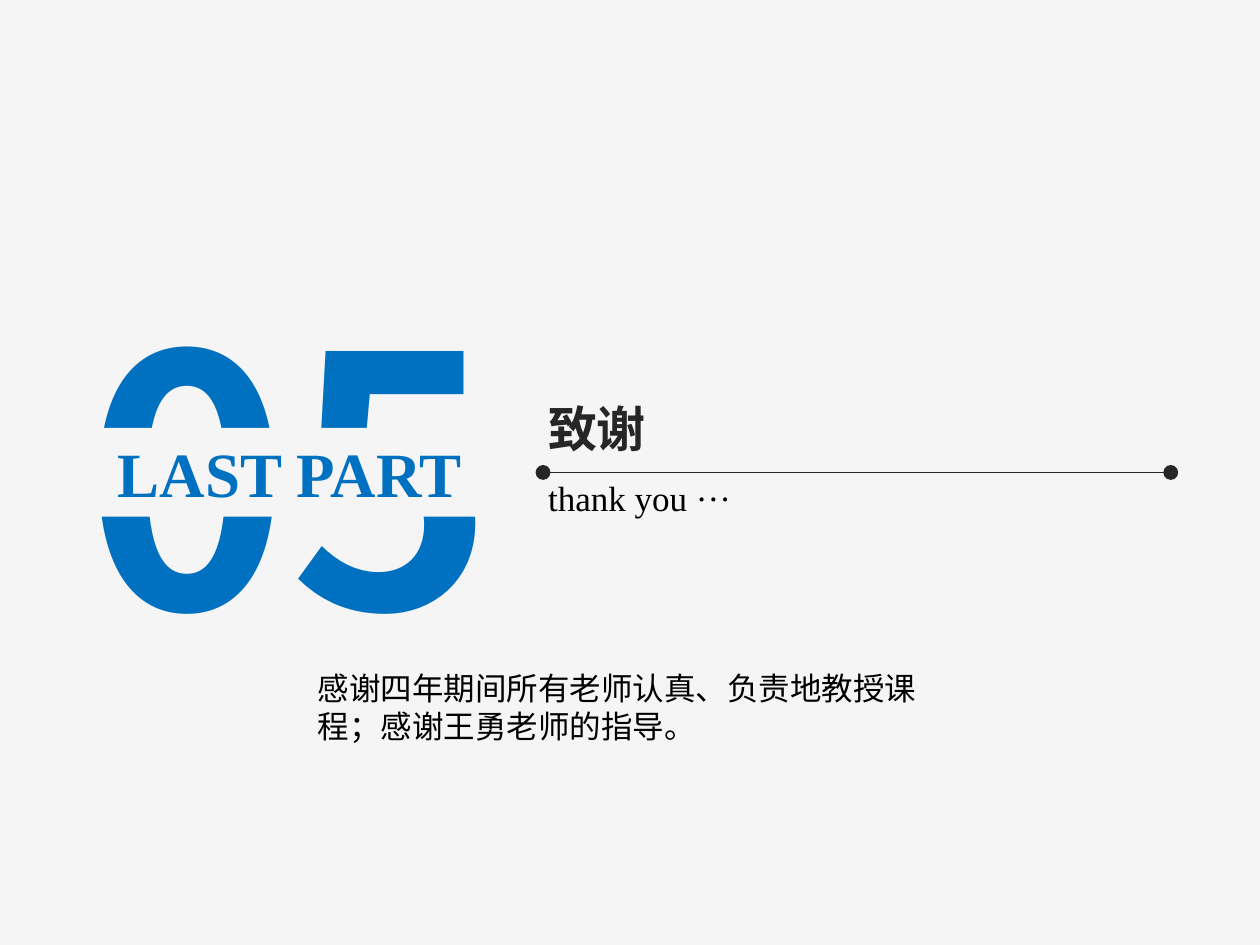
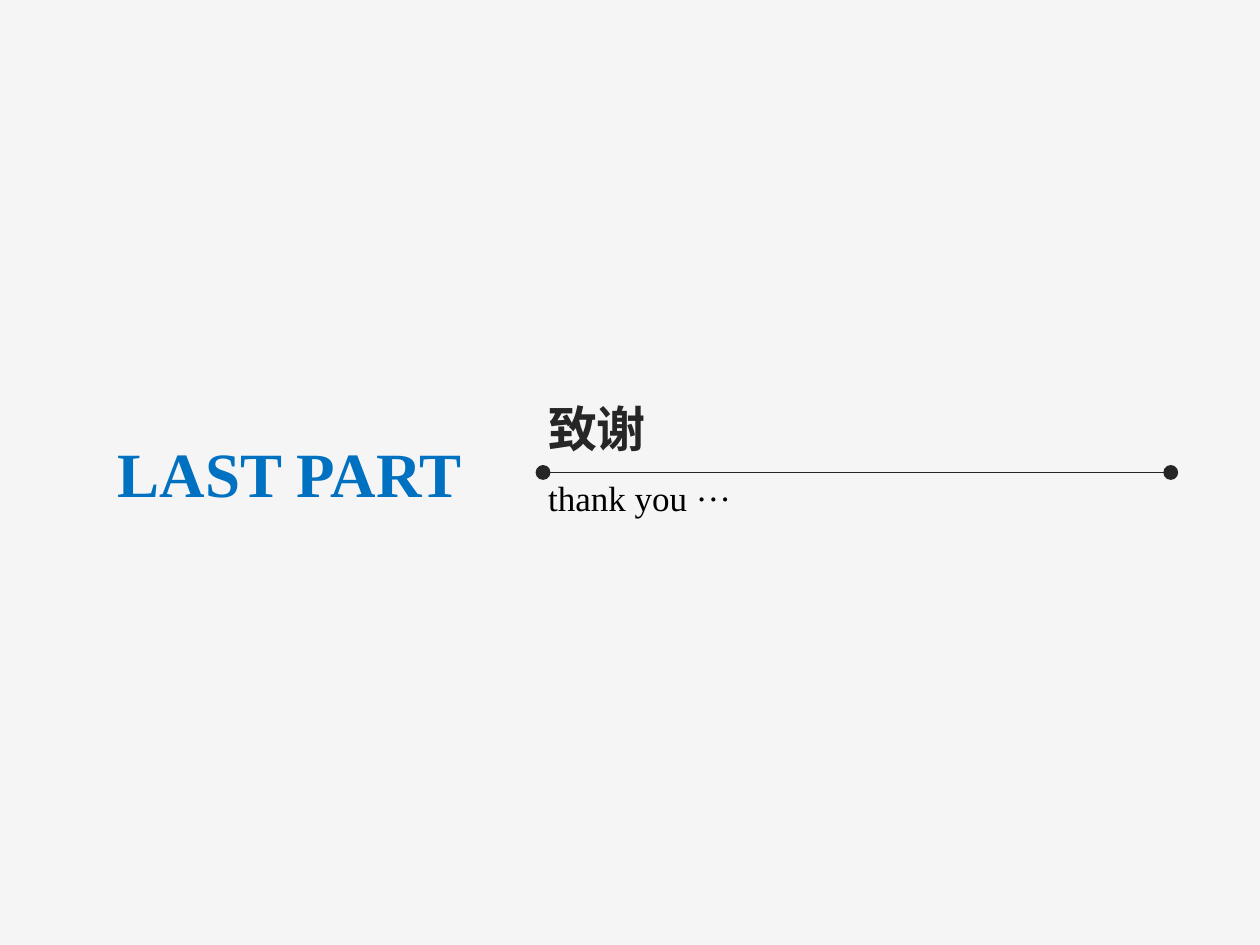
Before and after one commit to lijianhui1997/about_graduate, a slide deck: slide 19 of 答辩/李建辉-答辩.pptx (slide 23 before the commit). Drawn at 1260x945 pixels with LibreOffice and Linux fonts; fonts in the diff are those of the drawing. Boxes give left, top, right and bottom in pixels: in the first picture for what was removed or moved away, otherwise in the second. Text is boxed around its words. In the diff, an @@ line names an element or a change of style, - is before the commit and + after.

```diff
--- a/答辩/李建辉-答辩.pptx
+++ b/答辩/李建辉-答辩.pptx
@@ text removed at [84, 346, 495, 694] @@
-05
@@ text removed at [318, 673, 916, 743] @@
-感谢四年期间所有老师认真、负责地教授课程；感谢王勇老师的指导。
```
Also in this commit, not shown: 16 other slides changed, 2 slides added, 6 slides removed, 5 other files.
